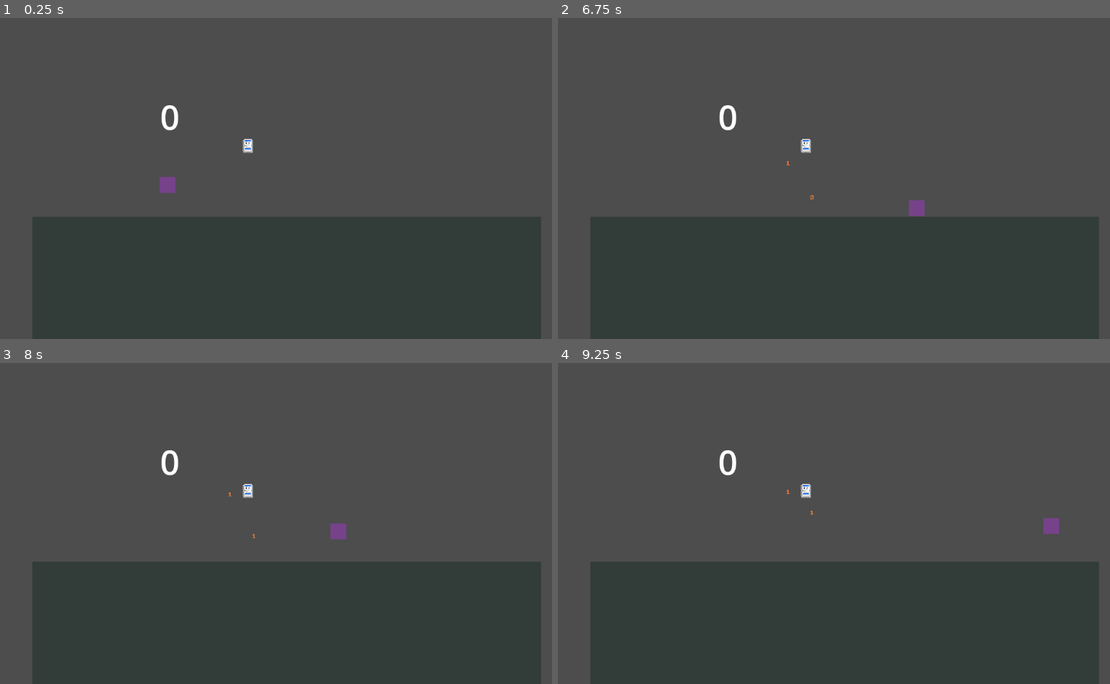
Above: before the commit, frames 1-4 (two rows, left to right).
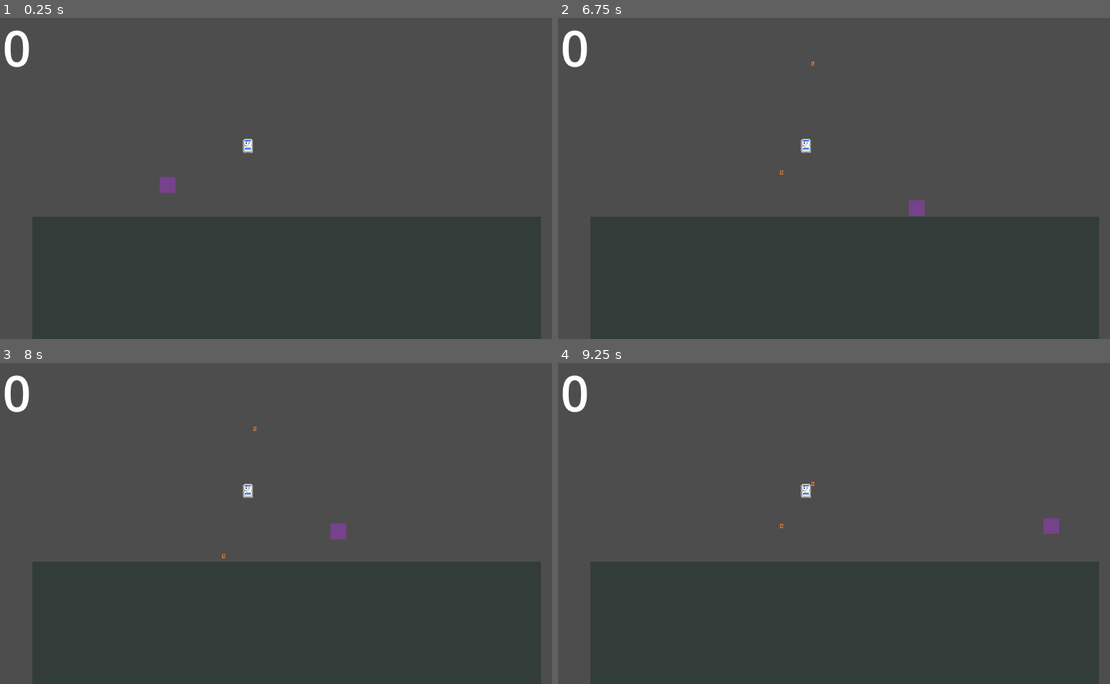
Above: after the commit, the same moments.

Repository: kgibbsdev/HDHero
Game: Godot game, scene res://main.tscn
The game is run twice, just before and just after one commit, with the same random seed, the same clock (stepped at 60 frames per second) and the same inputs.
Inputs (mouse positions are in pixels of both pictures, inside the frame that each line leads up to):
- Up to frame 1 (0.25 s): no input
- Up to frame 2 (6.75 s): move the mouse to (806, 146) at 0.52 s; hold D (move_right) 0.53-2.03 s; click (806, 146) at 0.67 s; tap Space (jump) at 0.77, 1.52, 3.02, 3.77, 4.52, 6.02 s; move the mouse to (723, 194) at 1.27 s; move the mouse to (894, 107) at 2.02 s; hold A (move_left) 2.03-2.78 s; move the mouse to (811, 242) at 2.77 s; hold D (move_right) 2.78-4.28 s; click (811, 242) at 2.92 s; move the mouse to (1010, 226) at 3.52 s; move the mouse to (668, 130) at 4.27 s; hold A (move_left) 4.28-5.03 s; move the mouse to (867, 178) at 5.02 s; hold D (move_right) 5.03-5.78 s; click (867, 178) at 5.17 s; move the mouse to (751, 98) at 5.77 s; hold A (move_left) from 5.78 s (still down); move the mouse to (966, 162) at 6.52 s
- Up to frame 3 (8 s): tap Space (jump) at 6.77, 7.52 s; move the mouse to (165, 539) at 7.27 s; release A (move_left) at 7.28 s; hold D (move_right) from 7.28 s (still down); click (165, 539) at 7.42 s
- Up to frame 4 (9.25 s): keep holding D (move_right); move the mouse to (894, 452) at 8.02 s; move the mouse to (811, 587) at 8.77 s; tap Space (jump) at 9.02 s

The runs differ from the first frame. In frame 1, 0.4% of the frame differs, in the area x 0-33%, y 3-35%; in frame 2, 0.4%, in the area x 0-47%, y 3-57%; in frame 3, 0.4%; in frame 4, 0.4%.

Commit message:
Fix weird collision issue between HD and player, causing bits to be consumed immediately upon spawning

Diff:
--- a/bit.tscn
+++ b/bit.tscn
@@ -30,4 +30,4 @@
 [node name="AnimatedSprite2D" type="AnimatedSprite2D" parent="."]
 texture_filter = 1
 sprite_frames = SubResource("SpriteFrames_om4rt")
-frame_progress = 0.948102
+frame_progress = 0.0810177
--- a/hard_drive.gd
+++ b/hard_drive.gd
@@ -20,7 +20,7 @@
 func _apply_impulse_to_body(body: RigidBody2D) -> void:
 	# Apply the impulse after the body is integrated into the physics system
 	var x_force = randi_range(-100, 100)
-	var y_force = randi_range(-100, -800)
+	var y_force = randi_range(-500, -800)
 	body.apply_impulse(Vector2(x_force, y_force), Vector2.ZERO)
 
 func _on_body_entered(body: Node2D) -> void:
--- a/hard_drive.tscn
+++ b/hard_drive.tscn
@@ -4,7 +4,7 @@
 [ext_resource type="Script" path="res://hard_drive.gd" id="1_fqt8k"]
 
 [sub_resource type="RectangleShape2D" id="RectangleShape2D_dxiwf"]
-size = Vector2(20, 28)
+size = Vector2(29, 33)
 
 [node name="HardDrive" type="Area2D"]
 script = ExtResource("1_fqt8k")
@@ -14,7 +14,7 @@
 texture = ExtResource("1_7dinl")
 
 [node name="CollisionShape2D" type="CollisionShape2D" parent="."]
-position = Vector2(1, 0)
+position = Vector2(-0.5, 2.5)
 shape = SubResource("RectangleShape2D_dxiwf")
 
 [connection signal="body_entered" from="." to="." method="_on_body_entered"]
--- a/main.tscn
+++ b/main.tscn
@@ -7,7 +7,7 @@
 [ext_resource type="PackedScene" uid="uid://bee6tdc7hskmy" path="res://ground.tscn" id="1_wmbpd"]
 
 [sub_resource type="LabelSettings" id="LabelSettings_o845l"]
-font_size = 69
+font_size = 100
 
 [node name="Main" type="Node2D"]
 script = ExtResource("1_h6bls")
@@ -16,10 +16,11 @@
 script = ExtResource("1_b5j75")
 
 [node name="ScoreLabel" type="Label" parent="ScoreManager"]
-offset_left = 331.0
-offset_top = 152.0
-offset_right = 538.0
-offset_bottom = 219.0
+z_index = -1000
+offset_left = 14.0
+offset_top = -9.0
+offset_right = 298.0
+offset_bottom = 128.0
 text = "0"
 label_settings = SubResource("LabelSettings_o845l")
 
--- a/player.tscn
+++ b/player.tscn
@@ -7,7 +7,7 @@
 radius = 17.0
 
 [sub_resource type="CircleShape2D" id="CircleShape2D_rlbuy"]
-radius = 25.0799
+radius = 23.0217
 
 [node name="Player" type="CharacterBody2D"]
 script = ExtResource("1_g3h0f")
@@ -25,7 +25,7 @@
 input_pickable = false
 
 [node name="CollisionShape2D" type="CollisionShape2D" parent="CoinCollider"]
-position = Vector2(0, -1)
+position = Vector2(0, 2)
 shape = SubResource("CircleShape2D_rlbuy")
 
 [connection signal="body_entered" from="CoinCollider" to="." method="_on_area_2d_body_entered"]
